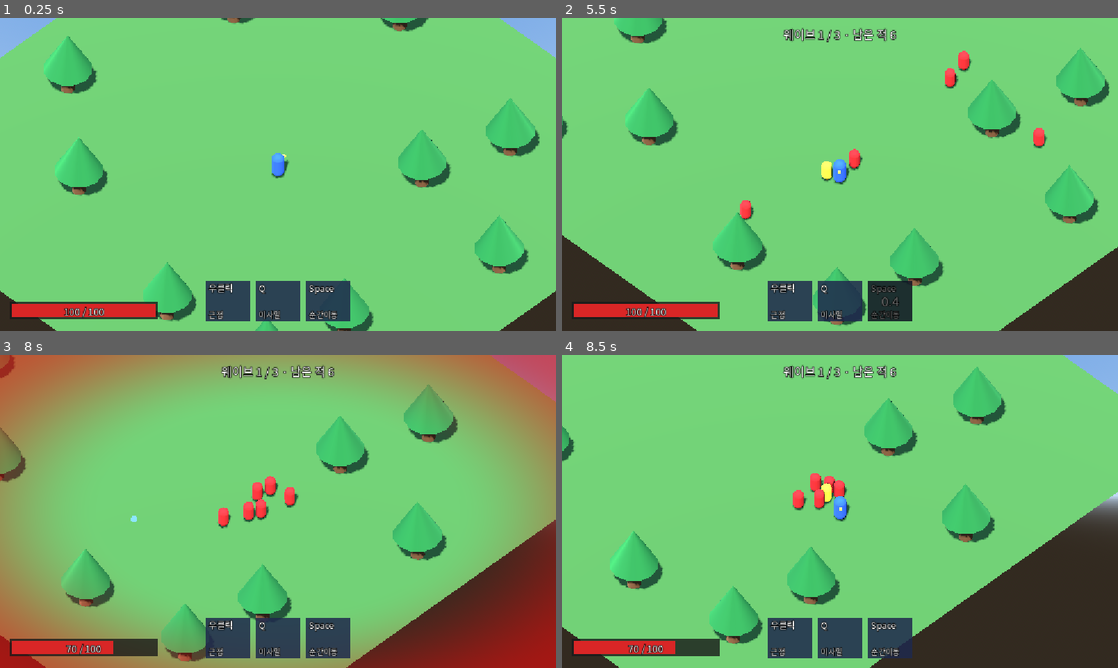
Above: before the commit, frames 1-4 (two rows, left to right).
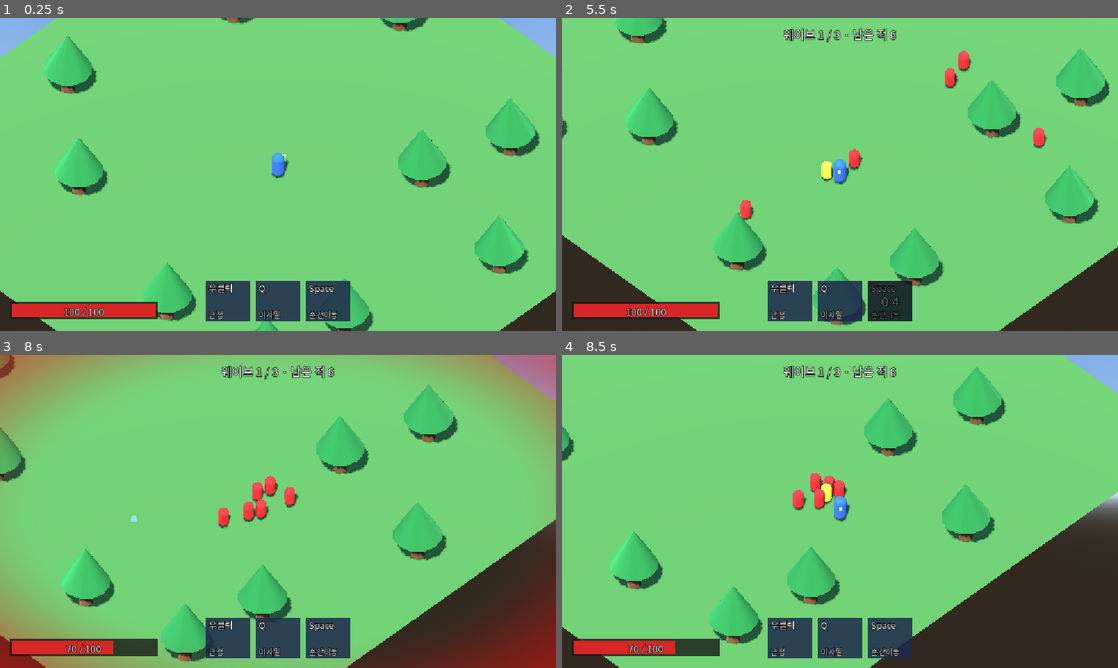
Above: after the commit, the same moments.

Repository: funjeju/hades
Game: Godot game, scene res://scenes/Main.tscn
The game is run twice, just before and just after one commit, with the same random seed, the same clock (stepped at 60 frames per second) and the same inputs.
Inputs (mouse positions are in pixels of both pictures, inside the frame that each line leads up to):
- Up to frame 1 (0.25 s): no input
- Up to frame 2 (5.5 s): tap Enter at 0.5 s; move the mouse to (962, 158) at 0.52 s; hold D (move_right) 0.53-1.28 s; hold Right mouse button (attack_melee) 0.53-1.28 s; move the mouse to (728, 190) at 1.27 s; hold S (move_down) 1.28-2.03 s; tap Q (cast_missile) at 1.35, 4.35 s; move the mouse to (895, 105) at 2.02 s; press the mouse at (895, 105) at 2.03 s; hold D (move_right) 2.03-2.78 s; move the mouse to (812, 237) at 2.77 s; release the mouse at (812, 237) at 2.78 s; hold W (move_up) 2.78-3.53 s; tap Space (teleport) at 2.85 s; move the mouse to (1006, 221) at 3.52 s; hold Right mouse button (attack_melee) 3.53-4.28 s; hold A (move_left) 3.53-5.03 s; move the mouse to (673, 127) at 4.27 s; move the mouse to (867, 174) at 5.02 s; press the mouse at (867, 174) at 5.03 s; hold S (move_down) from 5.03 s (still down)
- Up to frame 3 (8 s): move the mouse to (194, 433) at 5.77 s; release S (move_down) at 5.78 s; release the mouse at (194, 433) at 5.78 s; hold D (move_right) 5.78-6.53 s; tap Space (teleport) at 5.85 s; move the mouse to (400, 495) at 6.52 s; hold W (move_up) 6.53-7.28 s; hold Right mouse button (attack_melee) 6.53-7.28 s; move the mouse to (166, 527) at 7.27 s; hold D (move_right) from 7.28 s (still down); tap Q (cast_missile) at 7.35 s
- Up to frame 4 (8.5 s): move the mouse to (895, 442) at 8.02 s; release D (move_right) at 8.03 s; press the mouse at (895, 442) at 8.03 s; hold S (move_down) from 8.03 s (still down)

Frames 1-2 are identical in both runs. In frame 3, 39% of the frame differs, in the area x 0-100%, y 0-100%; in frame 4, nothing differs.

Commit message:
8.1단계: 피격·사망 연출 점검
- 피격 비네트 세기 0.7로 낮추고 가장자리에만(인스펙터 vignette_strength)
- 쓰러진 몸 회색을 더 어둡게
- 적 15마리 동시 60 fps 측정 결과 PRD에 기록

Co-Authored-By: Claude Opus 5.5 <noreply@anthropic.com>

Diff:
--- a/scripts/HUD.gd
+++ b/scripts/HUD.gd
@@ -6,6 +6,7 @@
 @export var wave_manager: Node
 @export var banner_time := 1.5
 @export var vignette_time := 0.2
+@export var vignette_strength := 0.7
 @export var defeat_result_delay := 1.0
 @export var victory_result_delay := 0.6
 
@@ -16,7 +17,7 @@
 uniform float intensity = 0.0;
 void fragment() {
 	float d = length(UV - vec2(0.5)) * 1.414;
-	COLOR = vec4(0.9, 0.05, 0.05, smoothstep(0.45, 1.0, d) * intensity);
+	COLOR = vec4(0.9, 0.05, 0.05, smoothstep(0.6, 1.05, d) * intensity);
 }
 """
 
@@ -122,9 +123,9 @@
 func _flash_vignette() -> void:
 	if _vignette_tween:
 		_vignette_tween.kill()
-	_vignette_mat.set_shader_parameter("intensity", 0.85)
+	_vignette_mat.set_shader_parameter("intensity", vignette_strength)
 	_vignette_tween = create_tween()
-	_vignette_tween.tween_method(func(v: float): _vignette_mat.set_shader_parameter("intensity", v), 0.85, 0.0, vignette_time)
+	_vignette_tween.tween_method(func(v: float): _vignette_mat.set_shader_parameter("intensity", v), vignette_strength, 0.0, vignette_time)
 
 
 # --- 만들기 ---
--- a/scripts/Player.gd
+++ b/scripts/Player.gd
@@ -336,7 +336,7 @@
 	_body.visible = true
 	_nose.visible = true
 	var gray := StandardMaterial3D.new()
-	gray.albedo_color = Color(0.5, 0.5, 0.5)
+	gray.albedo_color = Color(0.32, 0.32, 0.34)
 	_body.material_override = gray
 	_nose.material_override = gray
 	died.emit()
Not shown, changed: docs/prd.md
